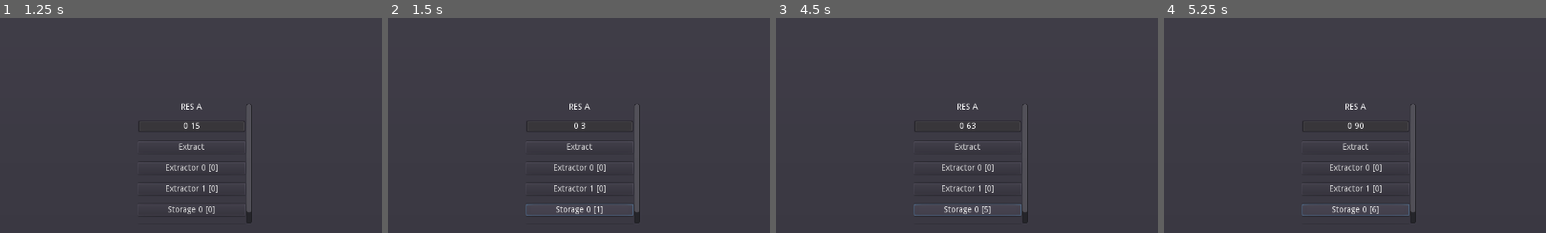
Above: before the commit, frames 1-4 (left to right).
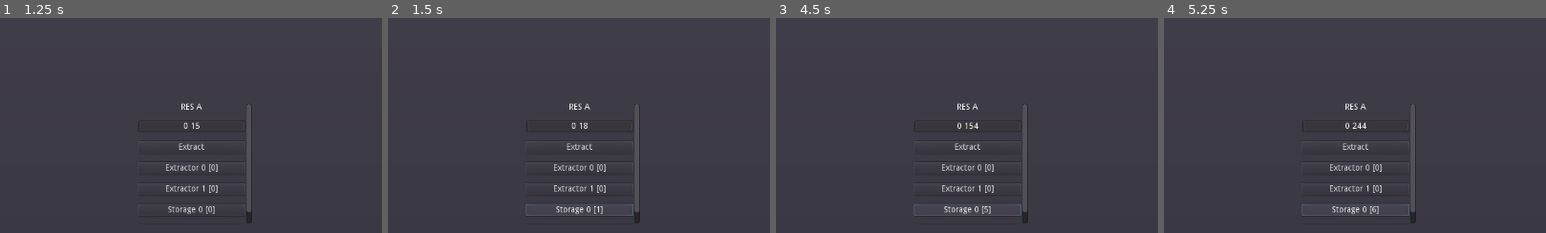
Above: after the commit, the same moments.

Repository: FRisney/incremental
Game: Godot game, scene res://main.tscn
Same seed, same stepped clock (60 frames per second), same inputs: the game is played once before the commit and once after it.
Inputs (mouse positions are % of the whole screen's width and height, from its top left):
- Up to frame 1 (1.25 s): click (11, 98) at 0.52 s; type "12" at 0.6 s
- Up to frame 2 (1.5 s): click "Storage 0 [0]" at 1.25 s
- Up to frame 3 (4.5 s): click "Storage 0 [1]" at 2 s; click "Storage 0 [2]" at 2.75 s; click "Storage 0 [3]" at 3.5 s; click "Storage 0 [4]" at 4.25 s
- Up to frame 4 (5.25 s): click "Storage 0 [5]" at 5 s
The pictures show only the part of the screen within x 35-85%, y 18-68%; the shares and areas given below are measured in that part.

Frame 1 is identical in both runs. In frame 2, less than 0.1% of the frame differs, in the area x 48-53%, y 48-52%; in frame 3, 0.1%, in the area x 47-53%, y 48-52%; in frame 4, 0.1%.

Commit message:
The techs actualy costs something

Diff:
--- a/incremental/logic/card/resource_card.gd
+++ b/incremental/logic/card/resource_card.gd
@@ -90,9 +90,13 @@
 
 
 func calc_capacity() -> int:
-	var cap:int = 0
+	var new_cap:int = capacity
 	for storage in storages:
 		var exp_cap = Expression.new()
 		exp_cap.parse(storage.stores, ["x"])
-		cap += exp_cap.execute([storage.builded])
-	return cap
+		new_cap += exp_cap.execute([storage.builded])
+	return new_cap
+
+
+func consume_resource(amount:int) -> void:
+	current -= amount if current - amount >= 0 else 0
--- a/incremental/logic/tech_tree/tech.gd
+++ b/incremental/logic/tech_tree/tech.gd
@@ -50,8 +50,12 @@
 	update_button()
 
 func _on_ticked():
-	if status != TECH_STATUS.DONE and !is_missing_dependencies() and !is_missing_resources():
+	if status != TECH_STATUS.DONE:
 		status = TECH_STATUS.AVAILABLE
+		if is_missing_resources():
+			status = TECH_STATUS.MISSING_RESOURCES
+		if is_missing_dependencies():
+			status = TECH_STATUS.MISSING_TECHS
 		update_button()
 
 func update_button():
@@ -102,6 +106,8 @@
 
 
 func _on_pressed() -> void:
+	for res in costs:
+		Settings.call('consume_resource', res, costs[res])
 	status = TECH_STATUS.DONE
 	Settings.call("unlock_tech",tech_id)
 	update_button()
--- a/incremental/managers/settings.gd
+++ b/incremental/managers/settings.gd
@@ -29,6 +29,10 @@
 
 func unlock_tech(id:String) -> void:
 	data_buffer.get("unlocked_techs").append(id)
+
+
+func consume_resource(res:String, amount:int) -> void:
+	get_node_by_ref('res', res).call('consume_resource',amount)
 
 
 func set_persistent_data() -> void:
